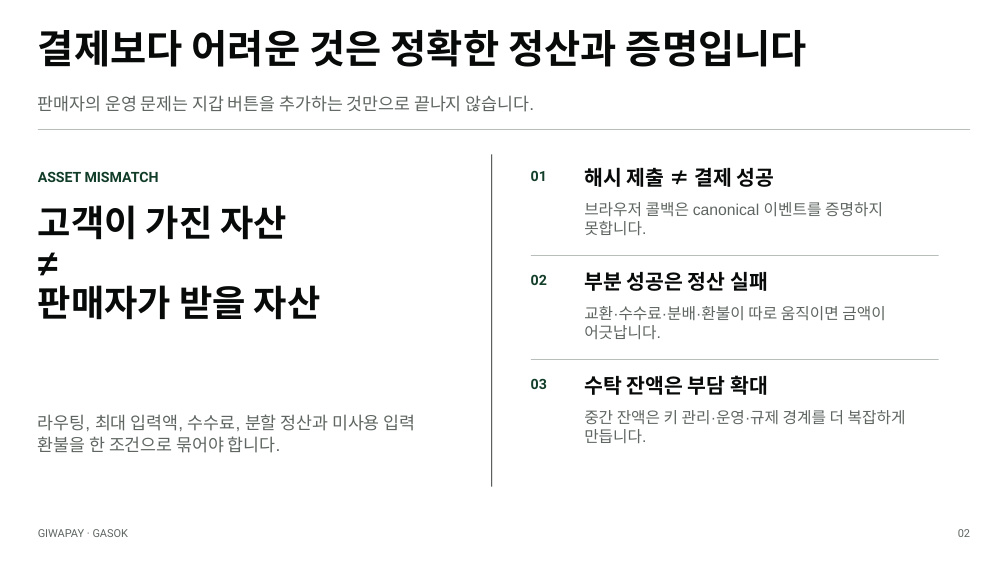
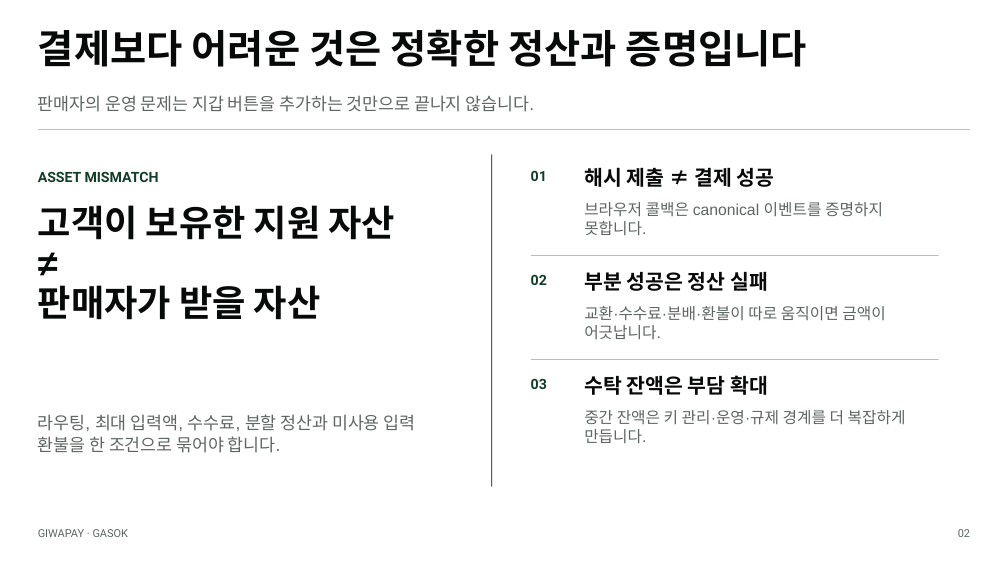
Before and after one commit to eomyunsig-debug/giwapay, a slide deck: slide 2 of docs/pitch/GiwaPay-GASOK-Pitch-Deck.pptx. Drawn at 1008x567 pixels with LibreOffice and Linux fonts; fonts in the diff are those of the drawing. Boxes give left, top, right and bottom in pixels: in the first picture for what was removed or moved away, otherwise in the second. Text is boxed around its words. In the diff, an @@ line names an element or a change of style, - is before the commit and + after.

```diff
--- a/docs/pitch/GiwaPay-GASOK-Pitch-Deck.pptx
+++ b/docs/pitch/GiwaPay-GASOK-Pitch-Deck.pptx
@@ text at (38, 205, 396, 240): text changed @@
-고객이 가진 자산
+고객이 보유한 지원 자산
```
Also in this commit, not shown: 5 other slides changed, 27 other files.
